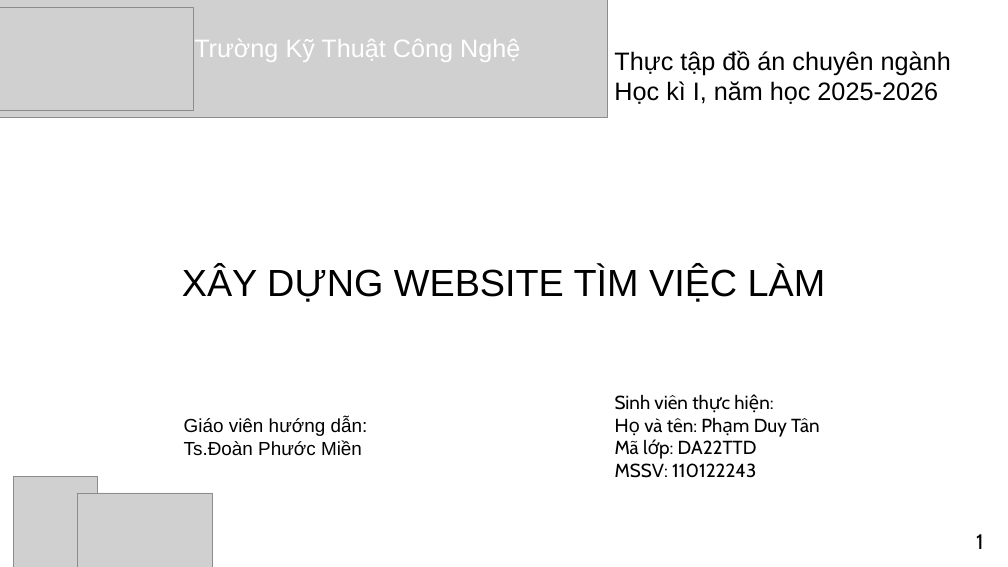
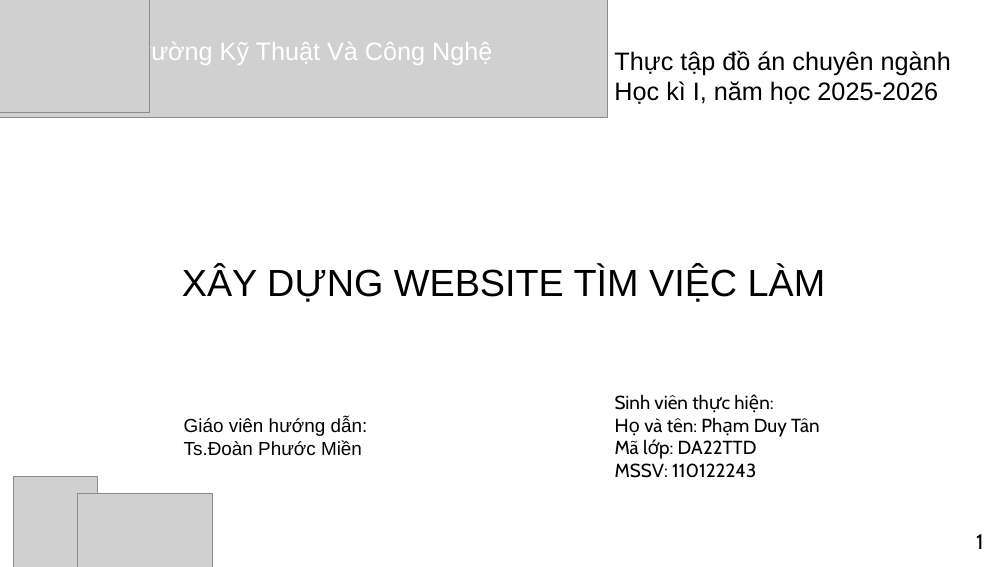
Before and after one commit to PhamDuyTan333/cn-da22ttd-phamduytan-timvieclam-php, a slide deck: slide 1 of thesis/abs/DOANCN_PhamDuyTan.pptx. Drawn at 1008x567 pixels with LibreOffice and Linux fonts; fonts in the diff are those of the drawing; grey boxes stand for pictures; background and template pictures are left out. Boxes give left, top, right and bottom in pixels: in the first picture for what was removed or moved away, otherwise in the second. Text is boxed around its words. In the diff, an @@ line names an element or a change of style, - is before the commit and + after.

Commit message:
up pptx

```diff
--- a/thesis/abs/DOANCN_PhamDuyTan.pptx
+++ b/thesis/abs/DOANCN_PhamDuyTan.pptx
@@ picture resized from (x1=0, y1=8, x2=194, y2=110) to (x1=0, y1=0, x2=149, y2=113) @@
@@ text at (x1=128, y1=39, x2=492, y2=65): text changed @@
-Trường Kỹ Thuật Công Nghệ
+Trường Kỹ Thuật Và Công Nghệ
```
